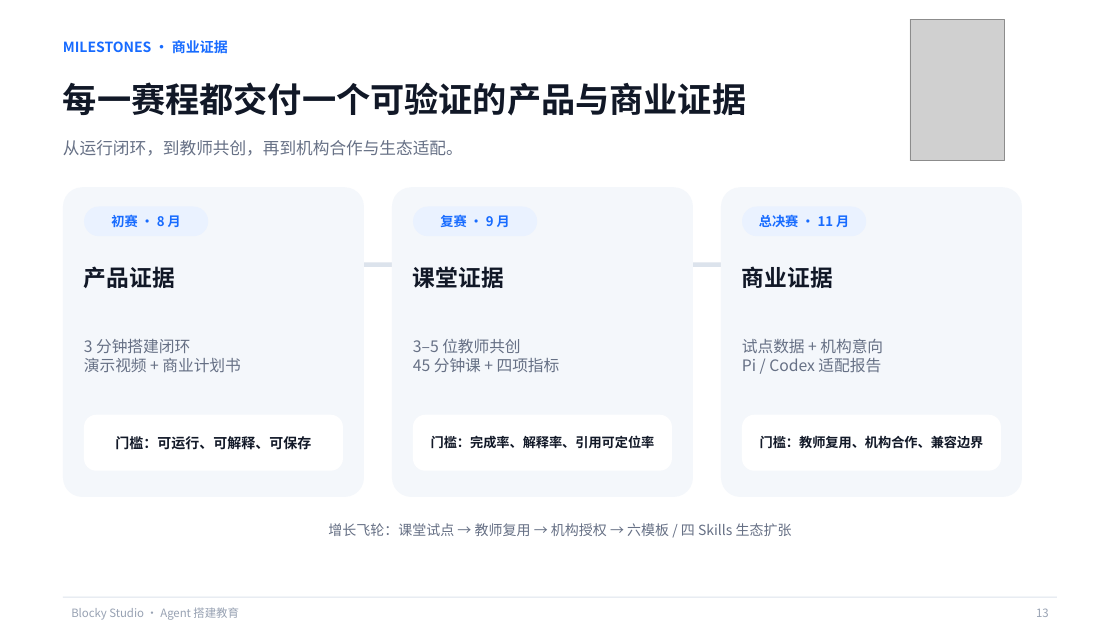
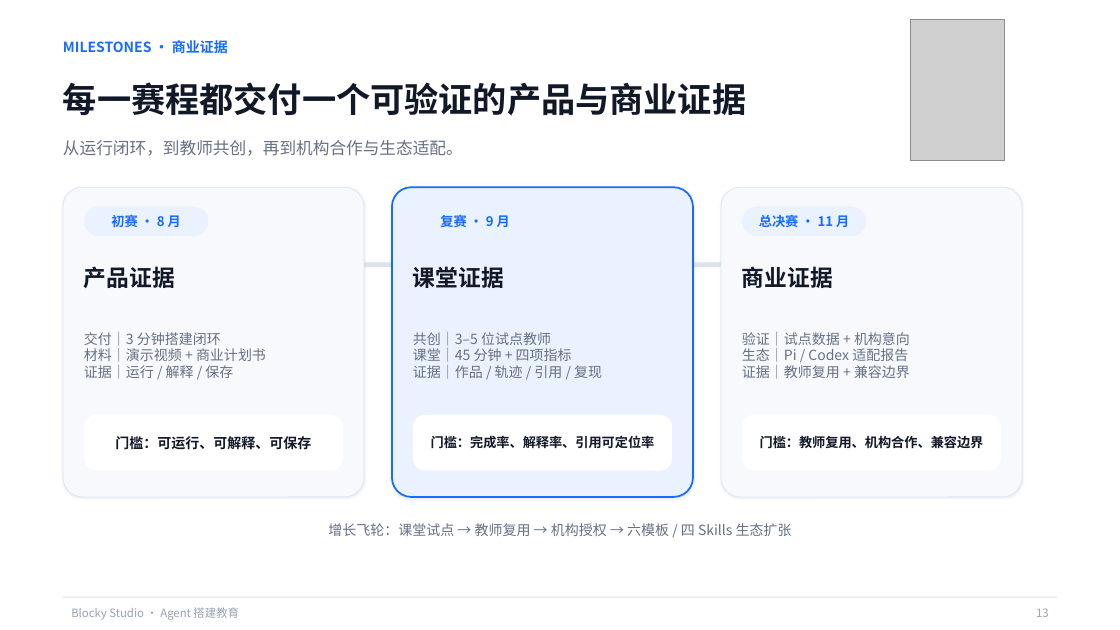
Before and after one commit to q2955161835-debug/Blocky-AI, a slide deck: slide 13 of PPT与商业计划书/Blocky-Studio-息壤杯-AI+教育.pptx. Drawn at 1120x630 pixels with LibreOffice and Linux fonts; fonts in the diff are those of the drawing; grey boxes stand for pictures. Boxes give left, top, right and bottom in pixels: in the first picture for what was removed or moved away, otherwise in the second. Text is boxed around its words. In the diff, an @@ line names an element or a change of style, - is before the commit and + after.

```diff
--- a/PPT与商业计划书/Blocky-Studio-息壤杯-AI+教育.pptx
+++ b/PPT与商业计划书/Blocky-Studio-息壤杯-AI+教育.pptx
@@ rounded rectangle at bbox=[63, 187, 364, 497]: fill #F4F7FB to #F7F9FC; outline none to #DCE6F5 0.75 pt; shadow on @@
@@ rounded rectangle at bbox=[392, 187, 693, 497]: fill #F4F7FB to #EAF2FF; outline none to #176BFF 1.5 pt; shadow on @@
@@ rounded rectangle at bbox=[721, 187, 1022, 497]: fill #F4F7FB to #F7F9FC; outline none to #DCE6F5 0.75 pt; shadow on @@
@@ text at bbox=[84, 332, 266, 379]: text changed; size 13.5 to 12 pt @@
-3 分钟搭建闭环
-演示视频 + 商业计划书
+交付｜3 分钟搭建闭环
+材料｜演示视频 + 商业计划书
+证据｜运行 / 解释 / 保存
@@ text at bbox=[413, 332, 602, 379]: text changed; size 13.5 to 12 pt @@
-3–5 位教师共创
-45 分钟课 + 四项指标
+共创｜3–5 位试点教师
+课堂｜45 分钟 + 四项指标
+证据｜作品 / 轨迹 / 引用 / 复现
@@ text at bbox=[742, 332, 910, 379]: text changed; size 13.5 to 12 pt @@
-试点数据 + 机构意向
-Pi / Codex 适配报告
+验证｜试点数据 + 机构意向
+生态｜Pi / Codex 适配报告
+证据｜教师复用 + 兼容边界
```
Also in this commit, not shown: 9 other slides changed, 1 other file.
